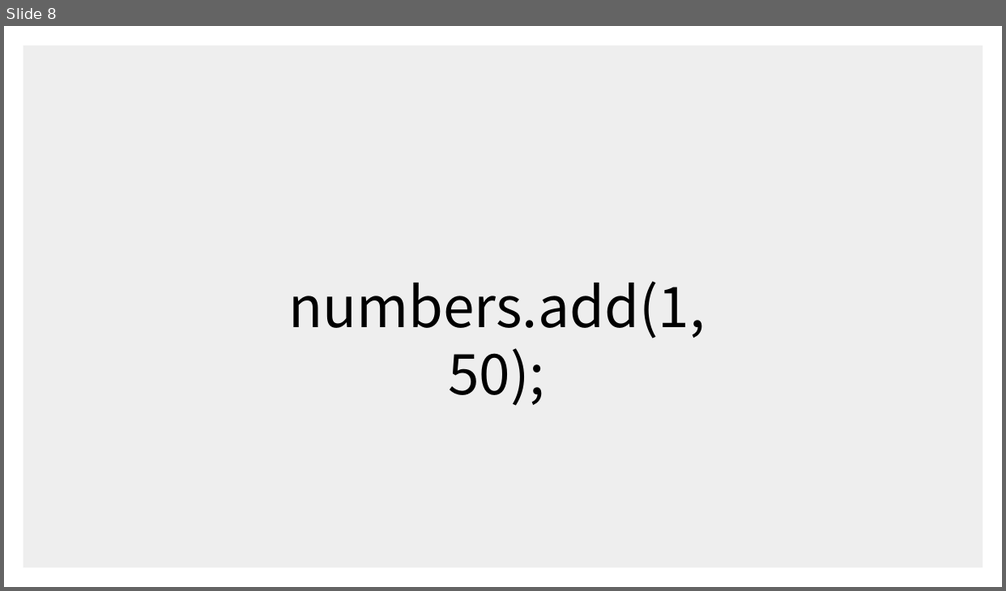
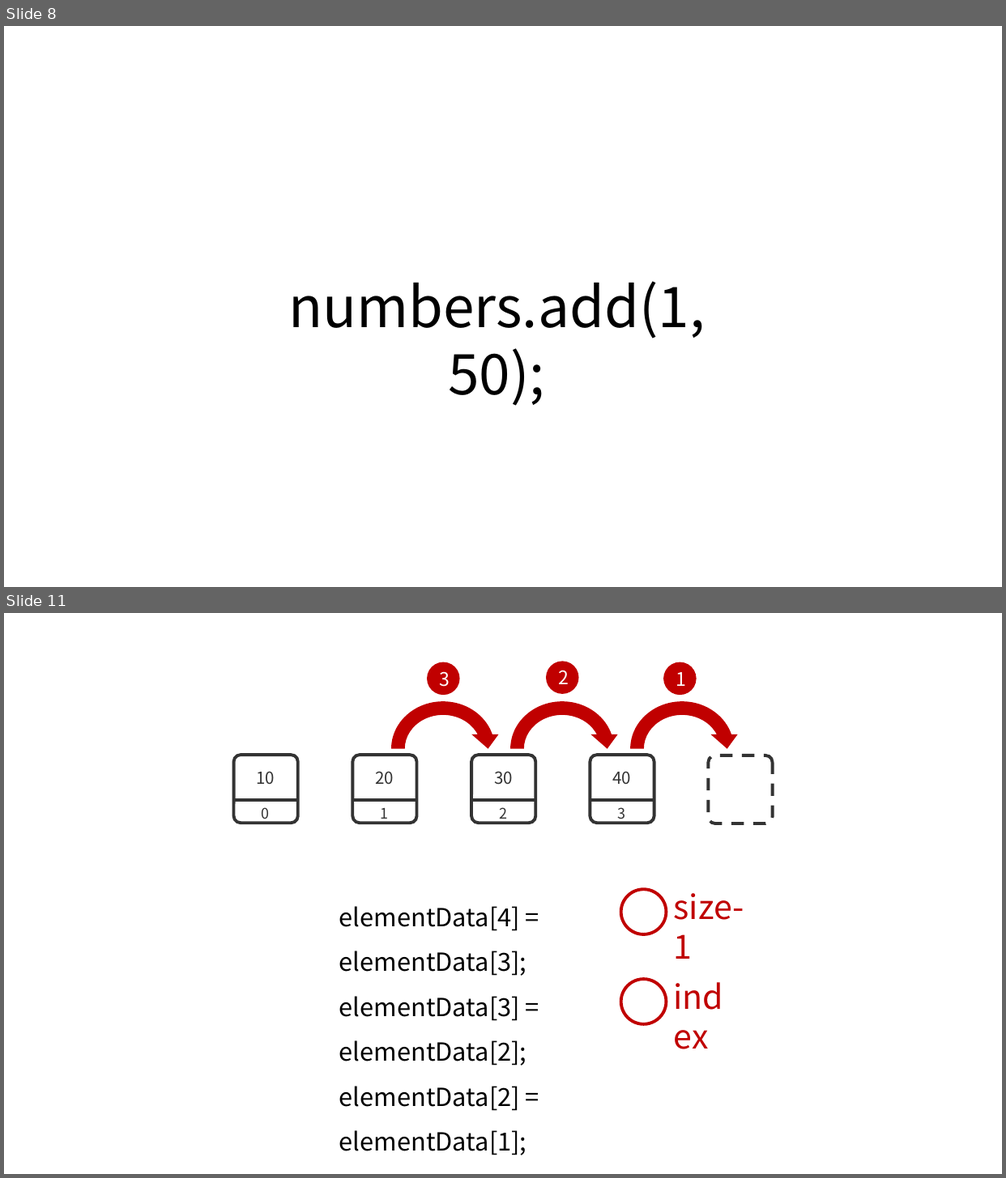
Before and after one commit to happydeveloper/data_structure, a slide deck: presentation/list_ArrayList_Java_implementation.pptx. Shown one above the other, each under a label of ours: slide 8 before the commit, slides 8 and 11 after it; the slides between them are not shown. The pictures are 1006x591 and 1006x1178 pixels, drawn with LibreOffice and Linux fonts; fonts in the diff are those of the drawing. Boxes give left, top, right and bottom in pixels: in the first picture for what was removed or moved away, otherwise in the second. Text is boxed around its words. In the diff, an @@ line names an element or a change of style, - is before the commit and + after.

```diff
--- a/presentation/list_ArrayList_Java_implementation.pptx
+++ b/presentation/list_ArrayList_Java_implementation.pptx
@@ slide 11 added at bbox=[4, 613, 1002, 1174], background #FFFFFF @@
@@ group added at bbox=[234, 661, 773, 1156]: 9 texts, 5 rounded rectangles, 4 lines, 3 ellipses, 3 circular arrows @@
+0
+10
+1
+20
+2
+30
+3
+40
+1
+2
+3
+elementData[4] = elementData[3];
+elementData[3] = elementData[2];
+elementData[2] = elementData[1];
@@ ellipse added at bbox=[621, 889, 666, 934], outline #C00000 3 pt @@
@@ text added at bbox=[674, 893, 744, 959], 32 pt, text #C00000 @@
+size-1
@@ text added at bbox=[667, 973, 748, 1020], 32 pt, text #C00000 @@
+index
@@ ellipse added at bbox=[621, 979, 666, 1024], outline #C00000 3 pt @@
@@ slide 8 changed as well @@
@@ rectangle removed at bbox=[23, 45, 983, 568] @@
```
Also in this commit, not shown: 24 other slides changed, 2 other slides added, 45 other files.
